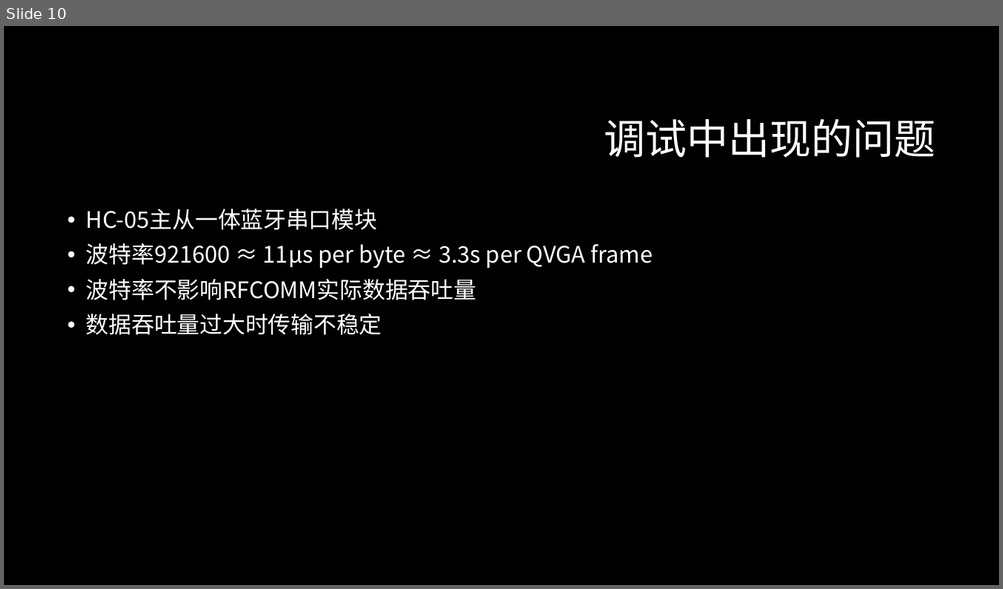
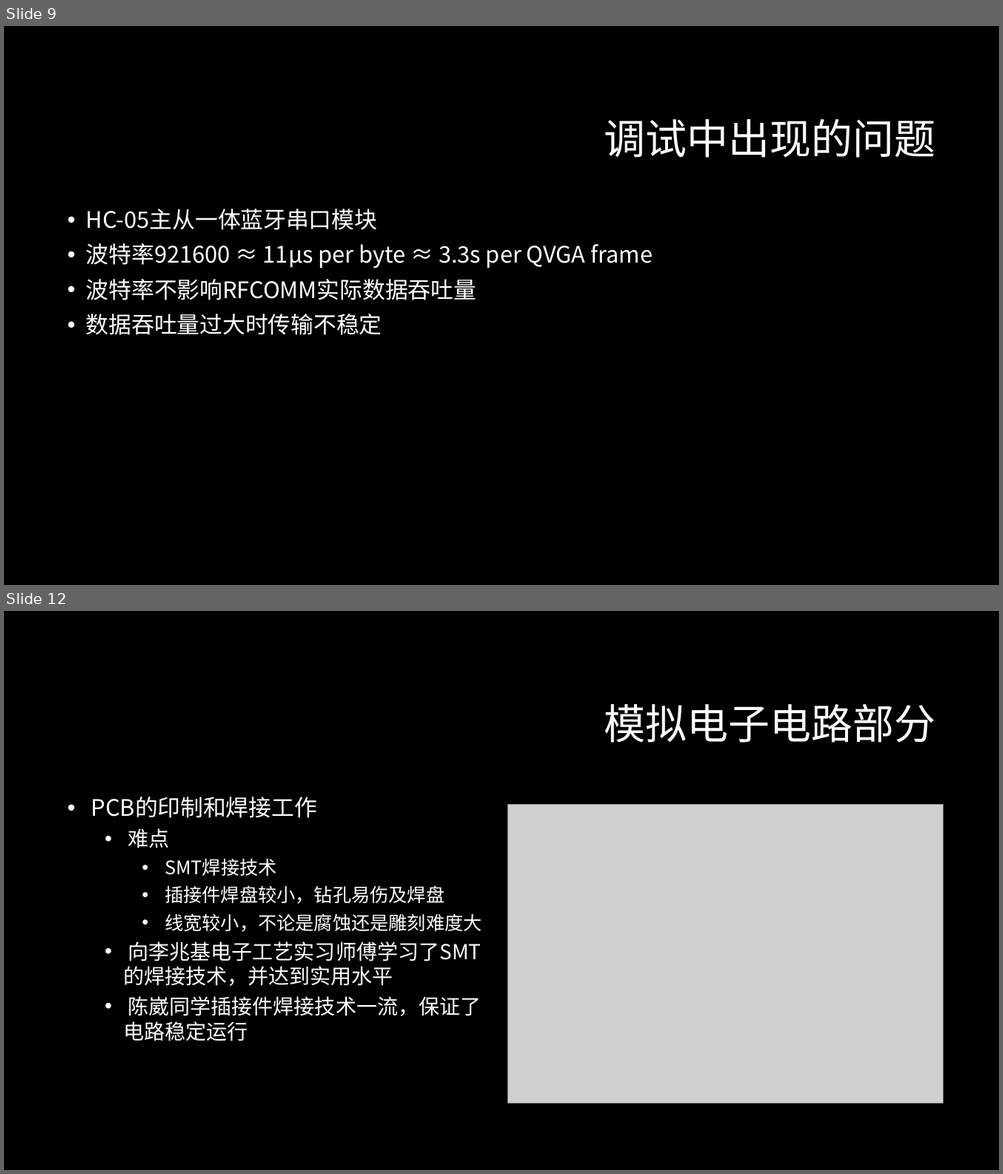
Before and after one commit to ZeroWeight/Project-of-Electronic-Circuits, a slide deck: report/final/final.pptx. Shown one above the other, each under a label of ours: slide 10 before the commit, slides 9 and 12 after it; the slides between them are not shown. The pictures are 1003x589 and 1003x1174 pixels, drawn with LibreOffice and Linux fonts; fonts in the diff are those of the drawing; grey boxes stand for pictures; background and template pictures are left out. Boxes give left, top, right and bottom in pixels: in the first picture for what was removed or moved away, otherwise in the second. Text is boxed around its words. In the diff, an @@ line names an element or a change of style, - is before the commit and + after.

```diff
--- a/report/final/final.pptx
+++ b/report/final/final.pptx
@@ slide 12 added at box(4, 611, 999, 1170), background #000000 @@
@@ title added at box(604, 704, 936, 743), 40 pt, text #FFFFFF @@
+模拟电子电路部分
@@ text added at box(91, 797, 481, 1042), 20 pt, text #FFFFFF @@
+• PCB的印制和焊接工作
+  • 难点
+    • SMT焊接技术
+    • 插接件焊盘较小，钻孔易伤及焊盘
+    • 线宽较小，不论是腐蚀还是雕刻难度大
+  • 向李兆基电子工艺实习师傅学习了SMT的焊接技术，并达到实用水平
+  • 陈崴同学插接件焊接技术一流，保证了电路稳定运行
@@ picture added at box(508, 805, 942, 1103) @@
@@ what was slide 10 is now slide 9 @@
```
Also in this commit, not shown: 8 other slides added, 1 slide removed, 2 other files.
